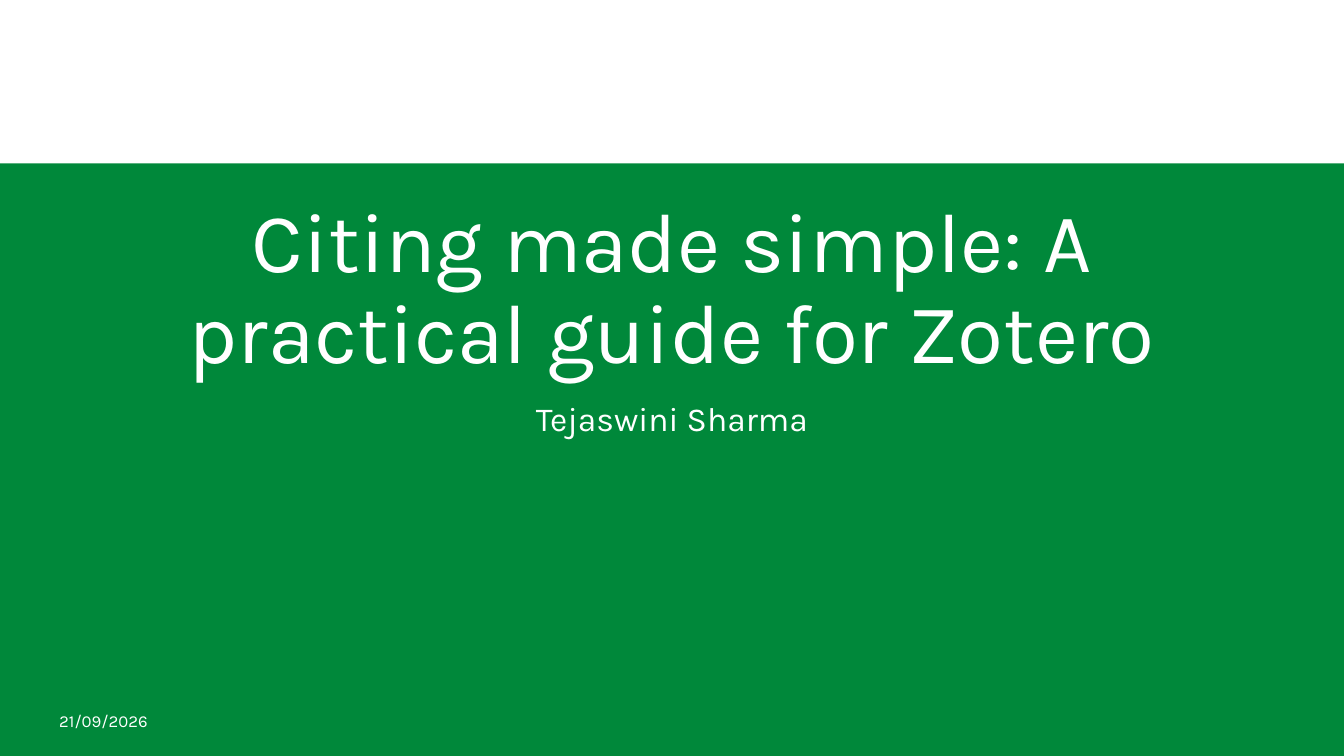
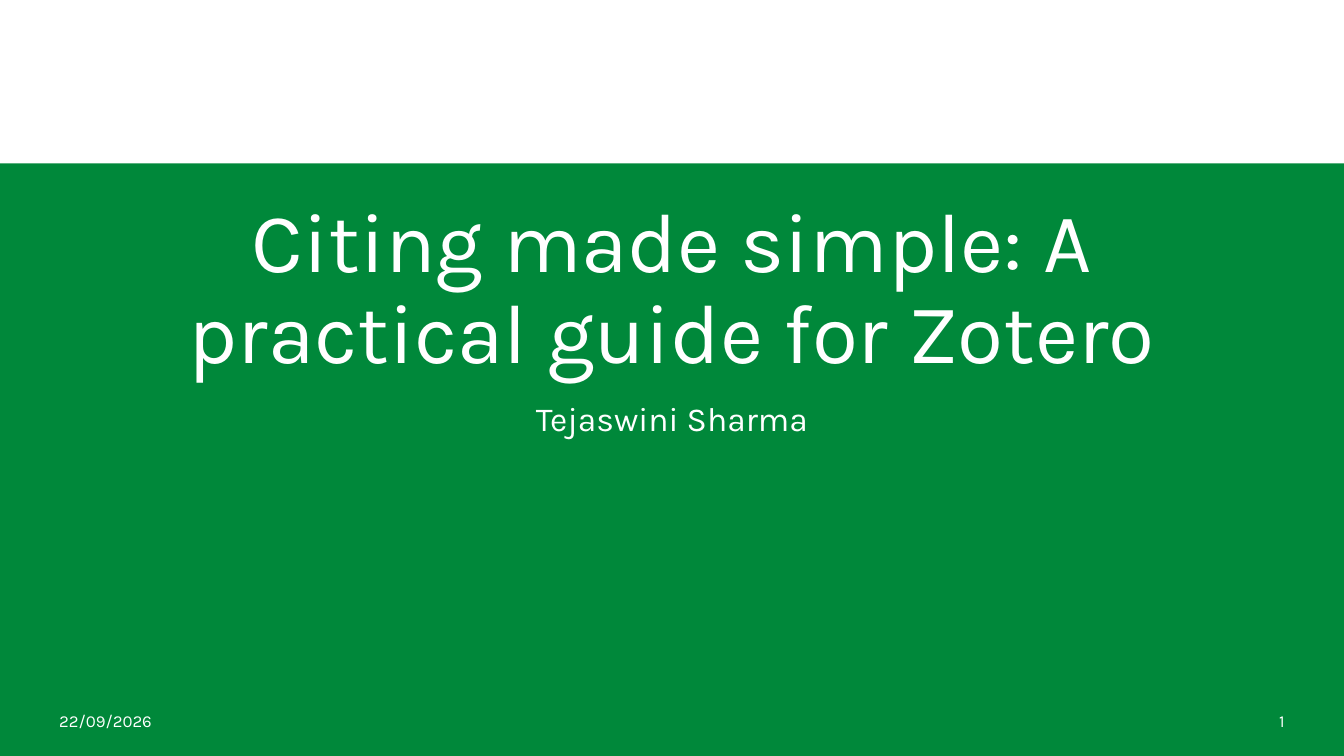
Before and after one commit to lmu-osc/train-the-trainer-test-repo-separate-slidedeck-zenodo, a slide deck: slide 1 of index.pptx. Drawn at 1344x756 pixels with LibreOffice and Linux fonts; fonts in the diff are those of the drawing; background and template pictures are left out. Boxes give left, top, right and bottom in pixels: in the first picture for what was removed or moved away, otherwise in the second. Text is boxed around its words. In the diff, an @@ line names an element or a change of style, - is before the commit and + after.

```diff
--- a/index.pptx
+++ b/index.pptx
@@ text at box(59, 714, 152, 729): text changed @@
-21/09/2026
+22/09/2026
@@ page number added at box(1279, 716, 1285, 727), 12 pt, text #FFFFFF @@
+1
```
Also in this commit, not shown: 40 other slides changed, 5 other files.
